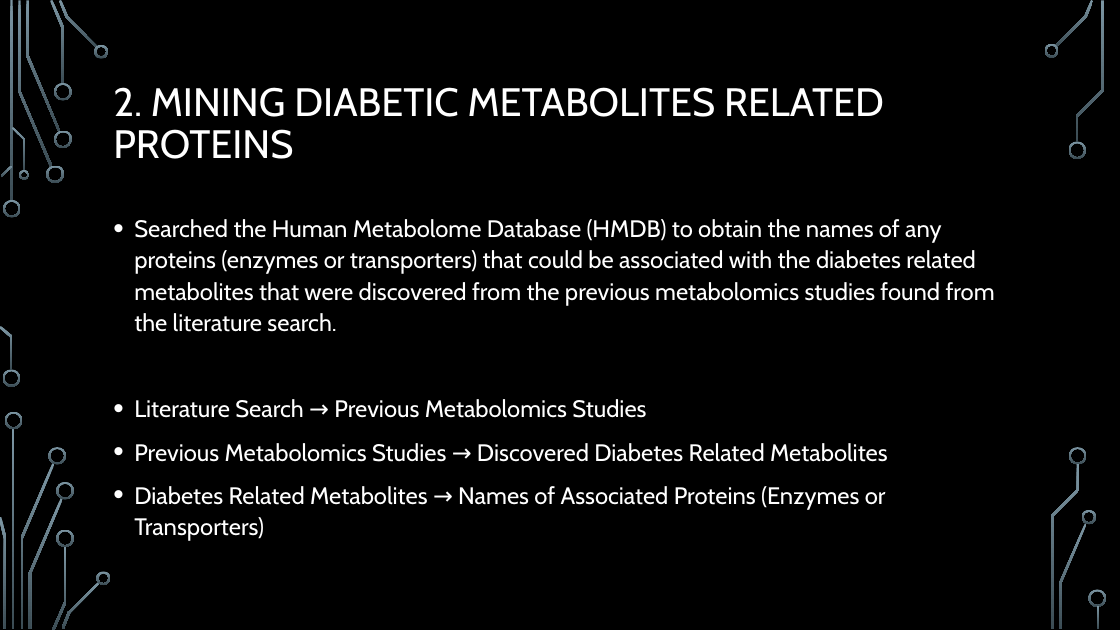
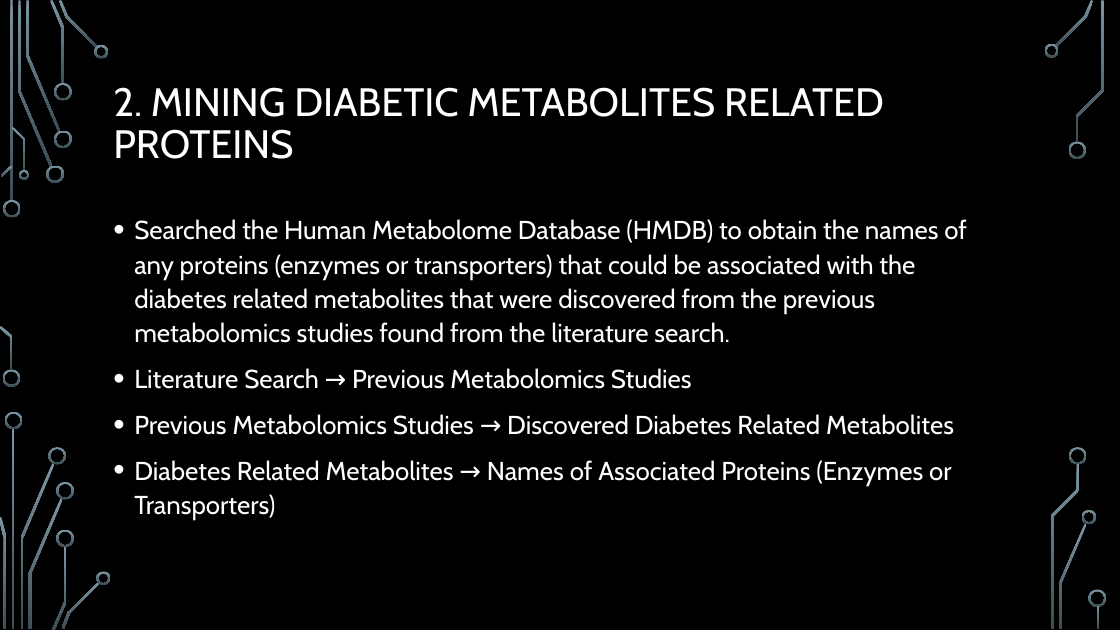
Before and after one commit to dtlehrer/repurp, a slide deck: slide 8 of KeyResources/Zhang_OmicsDataMining/Diabetes_2015/MethodsOverview_ZhangDiabetes.pptx (slide 7 before the commit). Drawn at 1120x630 pixels with LibreOffice and Linux fonts; fonts in the diff are those of the drawing; background and template pictures are left out. Boxes give left, top, right and bottom in pixels: in the first picture for what was removed or moved away, otherwise in the second. Text is boxed around its words. In the diff, an @@ line names an element or a change of style, - is before the commit and + after.

```diff
--- a/KeyResources/Zhang_OmicsDataMining/Diabetes_2015/MethodsOverview_ZhangDiabetes.pptx
+++ b/KeyResources/Zhang_OmicsDataMining/Diabetes_2015/MethodsOverview_ZhangDiabetes.pptx
@@ text "Searched the Human Metabolome Database ..." at (x1=134, y1=219, x2=967, y2=519): size 20.4 to 22.2 pt @@
```
Also in this commit, not shown: 3 other slides changed, 20 slides added.
